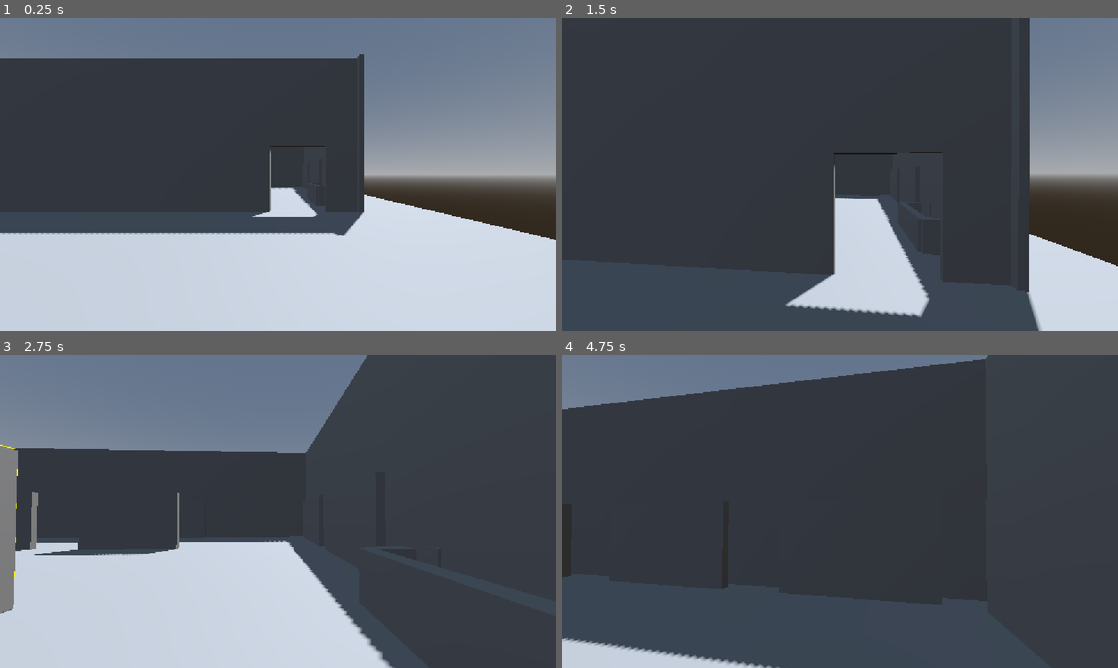
Above: before the commit, frames 1-4 (two rows, left to right).
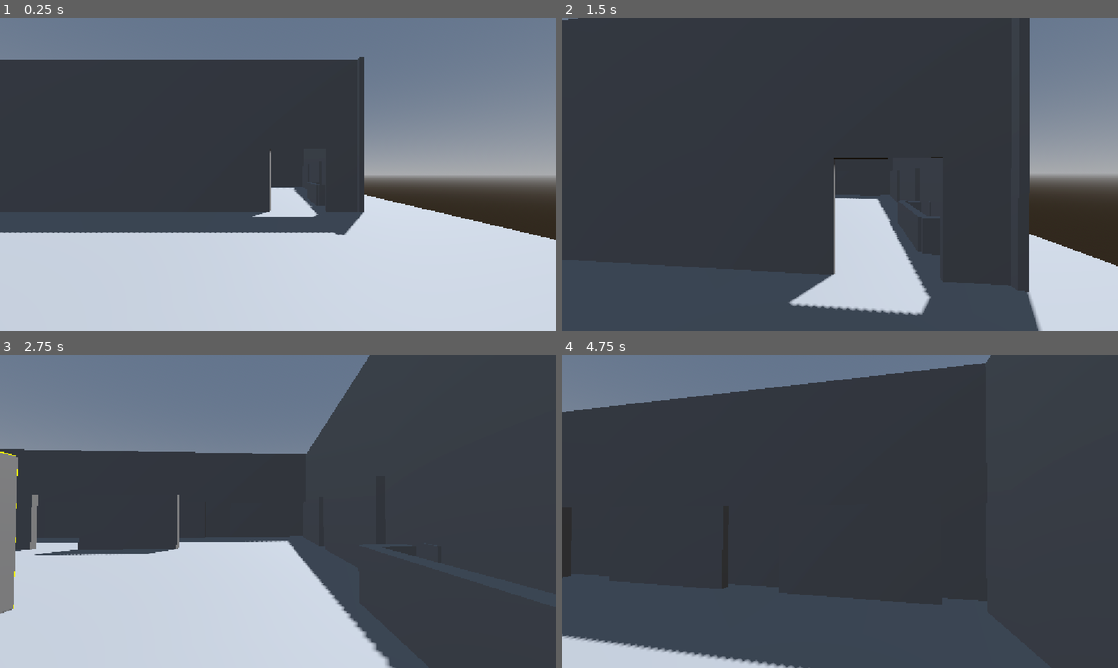
Above: after the commit, the same moments.

Repository: CampWeather/No-Customer
Game: Godot game, scene res://scenes/levels/Main_Levels.tscn
Same seed, same stepped clock (60 frames per second), same inputs: the game is played once before the commit and once after it.
Inputs (mouse positions are in pixels of both pictures, inside the frame that each line leads up to):
- Up to frame 1 (0.25 s): no input
- Up to frame 2 (1.5 s): tap Enter at 0.5 s; move the mouse to (867, 174) at 0.52 s; hold E (interact) 0.53-1.28 s; hold W (move_forward) from 0.53 s (still down); tap Space (move_jump) at 0.77 s; move the mouse to (812, 174) at 1.27 s; tap E (interact) at 1.35 s
- Up to frame 3 (2.75 s): keep holding W (move_forward); tap Space (move_jump) at 1.52 s; move the mouse to (289, 505) at 2.02 s; hold E (interact) from 2.03 s (still down)
- Up to frame 4 (4.75 s): keep holding W (move_forward); move the mouse to (834, 517) at 2.77 s; release E (interact) at 2.78 s; tap E (interact) at 2.85, 4.35 s; tap Space (move_jump) at 3.02, 3.77, 4.52 s; move the mouse to (878, 514) at 3.52 s; hold E (interact) 3.53-4.28 s; move the mouse to (795, 508) at 4.27 s

The runs differ from the first frame. In frame 1, 0.7% of the frame differs, in the area x 0-66%, y 11-70%; in frame 2, 0.4%; in frame 3, 0.8%; in frame 4, 1.6%, in the area x 0-78%, y 0-100%.

Commit message:
menambahkan texture

Diff:
--- a/scenes/levels/Main_Levels.tscn
+++ b/scenes/levels/Main_Levels.tscn
@@ -18,6 +18,9 @@
 [sub_resource type="BoxMesh" id="BoxMesh_4kxuq"]
 size = Vector3(30, 0.2, 30)
 
+[sub_resource type="BoxMesh" id="BoxMesh_62yky"]
+size = Vector3(1, 0.05, 1)
+
 [sub_resource type="BoxMesh" id="BoxMesh_mm1bc"]
 size = Vector3(1, 2, 1)
 
@@ -27,6 +30,28 @@
 [node name="Node3D" type="Node3D" unique_id=221139962 node_paths=PackedStringArray("urutan_quest_rak")]
 script = ExtResource("1_s3k60")
 urutan_quest_rak = [NodePath("Susunan Rak/Rak11"), NodePath("Susunan Rak/Rak3"), NodePath("Susunan Rak/Rak10"), NodePath("Susunan Rak/Rak6"), NodePath("Susunan Rak/Rak12")]
+
+[node name="Pepohonan" type="CSGCombiner3D" parent="." unique_id=1600125462]
+
+[node name="CSGCylinder3D" type="CSGCylinder3D" parent="Pepohonan" unique_id=1907100007]
+transform = Transform3D(1, 0, 0, 0, 1, 0, 0, 0, 1, -12.313812, 1.6531572, 8.510199)
+radius = 0.229
+height = 3.1877441
+
+[node name="CSGCylinder3D2" type="CSGCylinder3D" parent="Pepohonan" unique_id=859034661]
+transform = Transform3D(1, 0, 0, 0, 1, 0, 0, 0, 1, -14.020067, 1.6531572, 10.42682)
+radius = 0.229
+height = 3.1877441
+
+[node name="CSGCylinder3D3" type="CSGCylinder3D" parent="Pepohonan" unique_id=1384148778]
+transform = Transform3D(1, 0, 0, 0, 1, 0, 0, 0, 1, -13.390014, 1.6531572, -12.758381)
+radius = 0.229
+height = 3.1877441
+
+[node name="CSGCylinder3D4" type="CSGCylinder3D" parent="Pepohonan" unique_id=368811465]
+transform = Transform3D(1, 0, 0, 0, 1, 0, 0, 0, 1, 14.052511, 1.6531572, 12.89458)
+radius = 0.229
+height = 3.1877441
 
 [node name="DirectionalLight3D" type="DirectionalLight3D" parent="." unique_id=1099370010]
 transform = Transform3D(-0.8660254, -0.43301278, 0.25, 0, 0.49999997, 0.86602545, -0.50000006, 0.75, -0.43301266, 0, 12.605225, -4.248049)
@@ -40,6 +65,7 @@
 mesh = SubResource("BoxMesh_4kxuq")
 
 [node name="kopdes layout" type="CSGCombiner3D" parent="." unique_id=762160399]
+transform = Transform3D(1, 0, 0, 0, 1, 0, 0, 0, 1, 0, -0.114798546, 0)
 use_collision = true
 
 [node name="CSGBox3D" type="CSGBox3D" parent="kopdes layout" unique_id=1336337509]
@@ -67,29 +93,12 @@
 operation = 2
 size = Vector3(1.6866455, 1.859, 1)
 
-[node name="Pepohonan" type="CSGCombiner3D" parent="." unique_id=1600125462]
-
-[node name="CSGCylinder3D" type="CSGCylinder3D" parent="Pepohonan" unique_id=1907100007]
-transform = Transform3D(1, 0, 0, 0, 1, 0, 0, 0, 1, -12.313812, 1.6531572, 8.510199)
-radius = 0.229
-height = 3.1877441
-
-[node name="CSGCylinder3D2" type="CSGCylinder3D" parent="Pepohonan" unique_id=859034661]
-transform = Transform3D(1, 0, 0, 0, 1, 0, 0, 0, 1, -14.020067, 1.6531572, 10.42682)
-radius = 0.229
-height = 3.1877441
-
-[node name="CSGCylinder3D3" type="CSGCylinder3D" parent="Pepohonan" unique_id=1384148778]
-transform = Transform3D(1, 0, 0, 0, 1, 0, 0, 0, 1, -13.390014, 1.6531572, -12.758381)
-radius = 0.229
-height = 3.1877441
-
-[node name="CSGCylinder3D4" type="CSGCylinder3D" parent="Pepohonan" unique_id=368811465]
-transform = Transform3D(1, 0, 0, 0, 1, 0, 0, 0, 1, 14.052511, 1.6531572, 12.89458)
-radius = 0.229
-height = 3.1877441
+[node name="CSGMesh3D" type="CSGMesh3D" parent="kopdes layout" unique_id=525794882]
+transform = Transform3D(22.622757, 0, 0, 0, 1, 0, 0, 0, 18.084, 0.312706, 0.16571999, -4.265832)
+mesh = SubResource("BoxMesh_62yky")
 
 [node name="Susunan Rak" type="Node3D" parent="." unique_id=574019232]
+transform = Transform3D(1, 0, 0, 0, 1, 0, 0, 0, 1, 0, -0.114798546, 0)
 
 [node name="Rak" type="CSGMesh3D" parent="Susunan Rak" unique_id=1611760914]
 transform = Transform3D(-1.1148104e-08, 0, 4.5788026, 0, 1.8461835, 0, -0.2550389, 0, -2.0014582e-07, 1.1052606, 1.0150292, 4.162886)
@@ -162,25 +171,26 @@
 mesh = SubResource("BoxMesh_mm1bc")
 
 [node name="Meja Kasir" type="CSGCombiner3D" parent="." unique_id=30966982]
+transform = Transform3D(1, 0, 0, 0, 1, 0, 0, 0, 1, 0, -0.114798546, 0)
 use_collision = true
 
 [node name="CSGMesh3D" type="CSGMesh3D" parent="Meja Kasir" unique_id=1429515425]
-transform = Transform3D(1.3576114, 0, 0, 0, 0.3924616, 0, 0, 0, 0.35077018, 10.9890995, 0.42040253, -0.6124245)
+transform = Transform3D(1.3576114, 0, 0, 0, 0.3924616, 0, 0, 0, 0.35077018, 10.9890995, 0.58666253, -0.6124245)
 use_collision = true
 mesh = SubResource("BoxMesh_mti6b")
 
 [node name="CSGMesh3D3" type="CSGMesh3D" parent="Meja Kasir" unique_id=1060647813]
-transform = Transform3D(-1.5729064e-07, 0, 0.2918994, 0, 0.3924616, 0, -3.5983903, 0, -1.2759328e-08, 10.326406, 0.42040253, 1.1699419)
+transform = Transform3D(-1.5729064e-07, 0, 0.2918994, 0, 0.3924616, 0, -3.5983903, 0, -1.2759328e-08, 10.326406, 0.58666253, 1.1699419)
 use_collision = true
 mesh = SubResource("BoxMesh_mti6b")
 
 [node name="CSGMesh3D2" type="CSGMesh3D" parent="Meja Kasir" unique_id=146173617]
-transform = Transform3D(1.3576114, 0, 0, 0, 0.3924616, 0, 0, 0, 0.35077018, 10.9552, 0.42040253, 2.9535124)
+transform = Transform3D(1.3576114, 0, 0, 0, 0.3924616, 0, 0, 0, 0.35077018, 10.9552, 0.58666253, 2.9535124)
 use_collision = true
 mesh = SubResource("BoxMesh_mti6b")
 
 [node name="CSGMesh3D4" type="CSGMesh3D" parent="Meja Kasir" unique_id=1167139870]
-transform = Transform3D(0.4097101, 0, 0, 0, 0.37786874, 0, 0, 0, 0.36097184, 11.36891, 0.47902828, -0.6139532)
+transform = Transform3D(0.4097101, 0, 0, 0, 0.37786874, 0, 0, 0, 0.36097184, 11.36891, 0.6452883, -0.6139532)
 operation = 2
 use_collision = true
 mesh = SubResource("BoxMesh_mti6b")
Binary file added: assets/materials/interior_tiles_disp_2k.png
Not shown, added: assets/materials/interior_tiles_disp_2k.png.import
